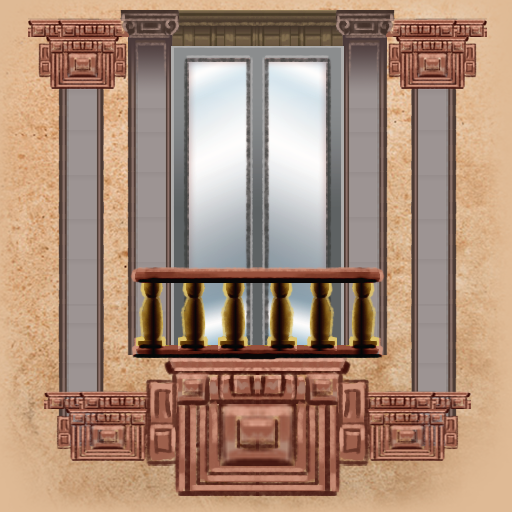
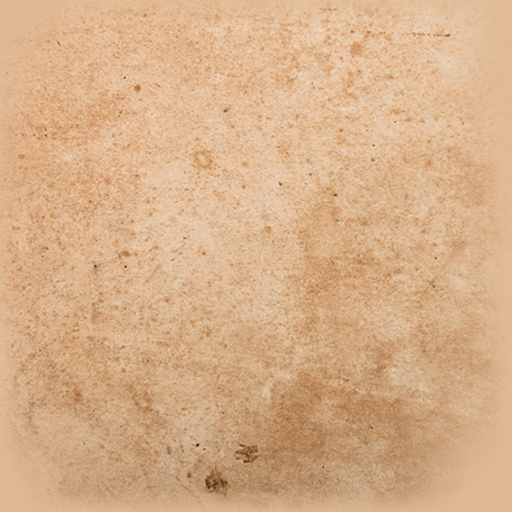
Layered file, before and after one edit (512×512). Changes by layer:
hid "Livello 2 copia 2" over [28, 10, 487, 496]
